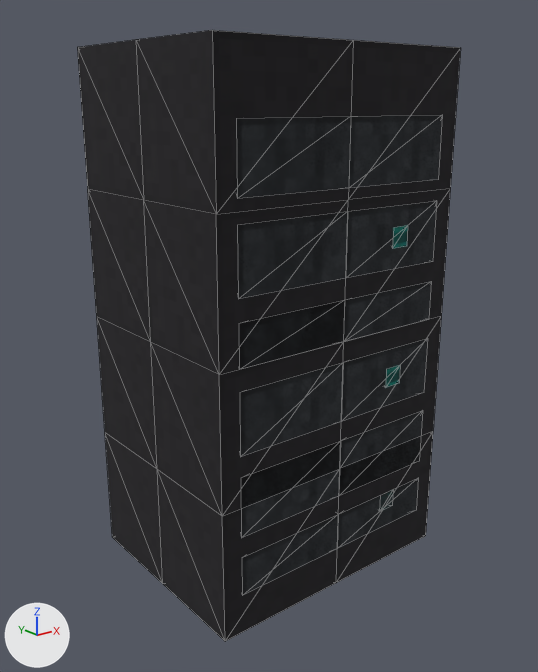
A saved change to the glTF model art/props-3d/props/blocky/breakerCabinet_0.glb.
Camera for both pictures: a 50 mm camera at (-1.451, -1.843, 1.472) aimed at (-0.013, -0.045, 0.752). Lighting does not change. The marker at lower left points along +X, +Y and +Z. The picture after the commit comes second. Mesh edges are drawn as thin lines. Vertices at exactly the same position are counted once.

In view in the first picture: 'breakerCabinet_0'.
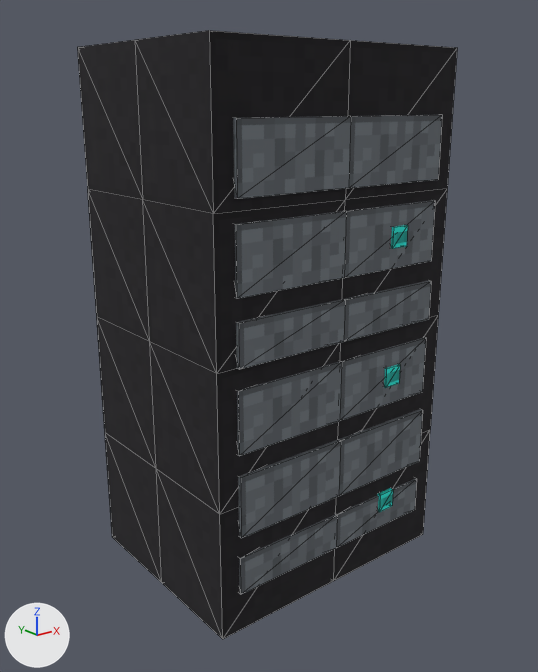
What differs and where, as boxes [x1, y1, x2, y2] in the pictures (538 x 672 px; the box of a moved part takes in the faces that stretch with it):
```json
{"object": "breakerCabinet_0", "change": "reshaped", "before": [77, 30, 461, 641], "after": [77, 30, 457, 639]}
{"part": 1, "of": "me_breakercabinet_0", "change": "moved or reshaped", "before": [240, 339, 427, 457], "after": [239, 478, 417, 594]}
{"part": 2, "of": "me_breakercabinet_0", "change": "moved or reshaped", "before": [237, 201, 437, 299], "after": [237, 337, 426, 456]}
{"part": 3, "of": "me_breakercabinet_0", "change": "moved or reshaped", "before": [242, 478, 418, 596], "after": [235, 200, 435, 299]}
{"part": 4, "of": "me_breakercabinet_0", "change": "moved or reshaped", "before": [79, 30, 461, 641], "after": [79, 30, 457, 639]}
```

The change, as JSON lines over the scene's bpy script:
```json
{"block": "me_breakercabinet_0", "where": "# used by ob_breakercabinet_0; location = (0.0, 0.0, 0.0)"}
{"op": "remove", "block": "me_breakercabinet_0", "code": "me_breakercabinet_0.from_pydata(...)  # 137 vertices, 236 faces; spans x -0.44..0.44, y -0.38..0.31, z 0.0..1.62"}
{"op": "add", "block": "me_breakercabinet_0", "code": "me_breakercabinet_0.from_pydata(...)  # 150 vertices, 236 faces; spans x -0.44..0.44, y -0.38..0.31, z 0.0..1.62"}
{"block": "me_breakercabinet_0", "change": "me_breakercabinet_0 part 1: the loose piece of 12 vertices spanning x -0.38..0.38, y -0.38..-0.31, z 0.56..0.75 is scaled about its middle by (1, 0.808, 0.635), then moved by (0.0, 0.0, -0.47)"}
{"block": "me_breakercabinet_0", "change": "me_breakercabinet_0 part 2: the loose piece of 12 vertices spanning x -0.38..0.38, y -0.38..-0.31, z 1.0..1.19 is moved by (0.0, 0.0, -0.44)"}
{"block": "me_breakercabinet_0", "change": "me_breakercabinet_0 part 3: the loose piece of 12 vertices spanning x -0.38..0.38, y -0.38..-0.31, z 0.12..0.25 is scaled about its middle by (1, 0.808, 1.5), then moved by (0.0, 0.0, 0.91)"}
{"block": "me_breakercabinet_0", "change": "me_breakercabinet_0 part 4"}
{"block": "me_breakercabinet_0", "change": "6 vertices are removed from x -0.44..0.44, y -0.38, z 0.41..1.22"}
{"block": "me_breakercabinet_0", "change": "40 faces are deleted"}
{"block": "me_breakercabinet_0", "change": "8 vertices in x -0.44..0.44, y -0.38, z 0.0..1.62 move by (0.0, 0.02, 0.0)"}
{"block": "me_breakercabinet_0", "change": "12 vertices move within x -0.44..0.44, y -0.03, z 0.0..1.62"}
{"block": "me_breakercabinet_0", "change": "13 vertices are added at x -0.44..0.44, y -0.36..0.31, z 0.0..1.62"}
{"block": "me_breakercabinet_0", "change": "6 new vertices lie (-0.44, 0.0, 0.0) away from vertices in x 0.0..0.44, y -0.38..0.31, z 0.41..1.22"}
{"block": "me_breakercabinet_0", "change": "40 new faces join them"}
```
